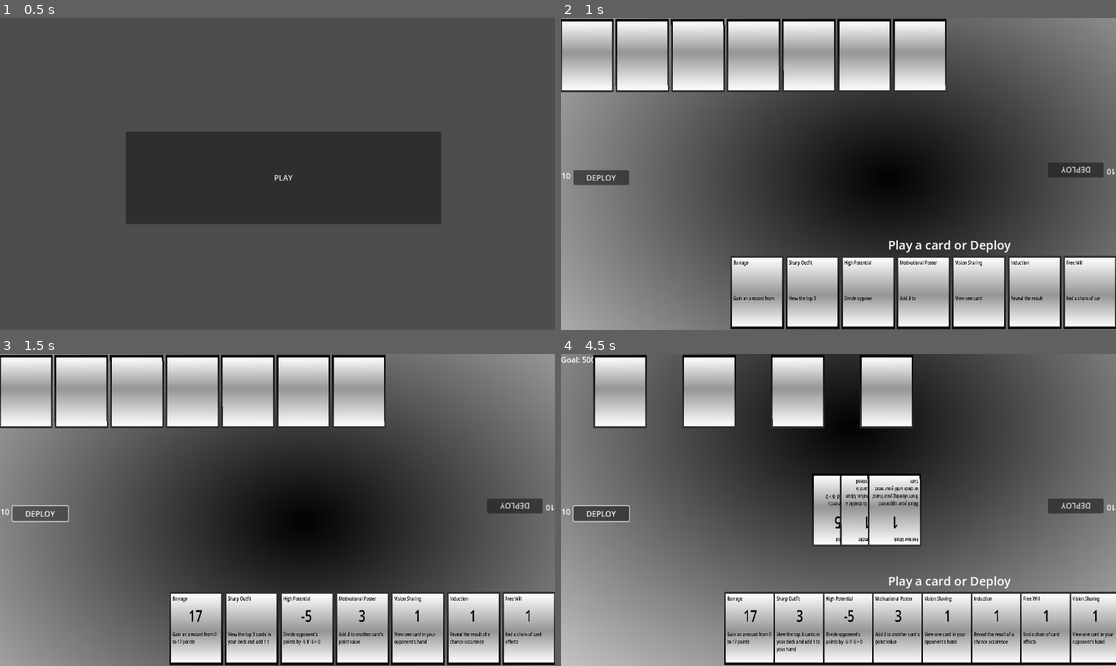
Above: before the commit, frames 1-4 (two rows, left to right).
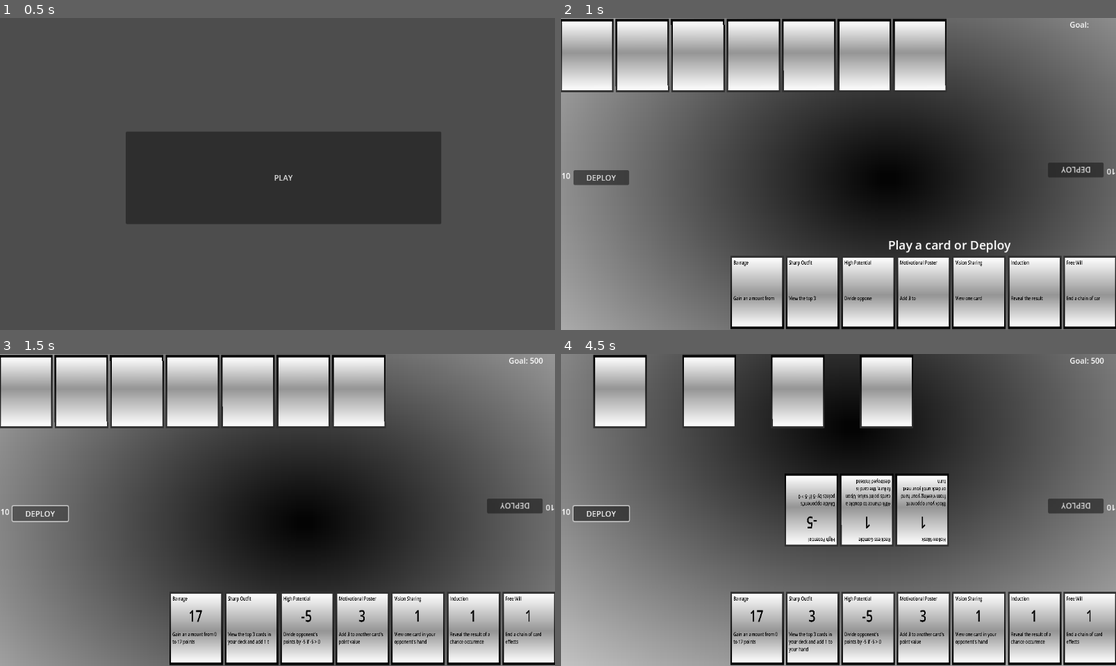
Above: after the commit, the same moments.

Repository: Odeguy/cardgameagain
Game: Godot game, scene res://menu.tscn
Same seed, same stepped clock (60 frames per second), same inputs: the game is played once before the commit and once after it.
Inputs (mouse positions are in pixels of both pictures, inside the frame that each line leads up to):
- Up to frame 1 (0.5 s): no input
- Up to frame 2 (1 s): click "PLAY" at 0.5 s
- Up to frame 3 (1.5 s): click "DEPLOY" at 1.25 s
- Up to frame 4 (4.5 s): click "DEPLOY" at 2 s; click "DEPLOY" at 2.75 s; tap Enter at 3.5 s; move the mouse to (960, 494) at 3.52 s; click (960, 494) at 3.67 s; tap Space at 4.25 s; move the mouse to (727, 525) at 4.27 s; click (727, 525) at 4.42 s

Frame 1 is identical in both runs. In frame 2, less than 0.1% of the frame differs, in the area x 91-96%, y 1-4%; in frame 3, less than 0.1%; in frame 4, 7.3%, in the area x 0-100%, y 0-100%.

Commit message:
disaster

Diff:
--- a/game.tscn
+++ b/game.tscn
@@ -34,9 +34,11 @@
 card_scene = ExtResource("3_feb5d")
 
 [node name="Goal" type="RichTextLabel" parent="."]
-z_index = 1
-offset_right = 96.0
-offset_bottom = 31.0
+z_index = 10
+offset_left = 1056.0
+offset_top = 2.0
+offset_right = 1152.0
+offset_bottom = 33.0
 fit_content = true
 scroll_active = false
 
--- a/game_script.gd
+++ b/game_script.gd
@@ -73,7 +73,7 @@
 func play():
 	new_turn()
 	turn_count += 1
-	for i in range(3): #3 plays
+	for i in range(3): #3 plays, 0 - 2
 		if turn:
 			if turn_count > 2: player.draw_card()
 			if await make_play_or_deploy(): break
@@ -84,14 +84,17 @@
 			if turn_count > 2:
 				await get_tree().create_timer(0.5).timeout
 				opponent.draw_card()
-			if chance_occurence(0.08) or card_queue.size() == 3: deploy_queue()
+			if chance_occurence(0.08):
+				print(card_queue.size())
+				deploy_queue()
+				break
 			await get_tree().create_timer(0.5).timeout
 			var random_card = random_opponent_card()
 			var points = opponent.get_card_points(random_card)
 			var card = await opponent.play_card(random_card)
 			await add_to_card_queue(card, points, opponent, player)
 			await get_tree().create_timer(0.5).timeout
-			if i == 3: await deploy_queue()
+			if i == 2: await deploy_queue() #final iteration
 	if player.points == points_goal or opponent.points == points_goal:
 		gameover = true
 	if player.hand.size() == 0 and player.deck.size() == 0 or opponent.hand.size() == 0 and opponent.hand.size() == 0:
@@ -105,26 +108,27 @@
 	return rand_card
 
 func make_play_or_deploy() -> bool: #returns true if deploying
+	show_card_queue()
 	chosen_card = null
 	deploy = false
 	var prompt = text_prompt("Play a card or Deploy")
 	player.get_end_turn_button().pressed.connect(_on_deploy_pressed.bind())
 	while chosen_card == null and !deploy:
 		await get_tree().process_frame
-	if card_queue.size() == 3:
-		await deploy_queue()
-		return true
 	prompt.queue_free()
-	if deploy:
+	if (chosen_card != null and card_queue.size() == 2) or deploy:
 		await deploy_queue()
 		return true
 	return false
 
 
 func deploy_queue() -> void:
-	for card in card_queue:
+	if card_queue.is_empty(): return
+	var start = card_queue.size() - 1
+	for i in range(start, -1, -1):
 		await get_tree().create_timer(0.5).timeout
-		card_queue.erase(card)
+		var card = card_queue[i]
+		card_queue.remove_at(i)
 		card[0].hide()
 		show_card_queue()
 		await card_effect(card[0], card[1], card[2], card[3])
@@ -138,8 +142,8 @@
 	show_card_queue()
 
 func show_card_queue():
-	var start = screen_size.x * 4 / 10
-	var increment = screen_size.x * 2 / 10 / (card_queue.size() + 1)
+	var start = screen_size.x * 3 / 10
+	var increment = screen_size.x * 4 / 10 / (card_queue.size() + 1)
 	var increments = 1
 	for c in card_queue:
 		var card = c[0]
@@ -309,7 +313,7 @@
 		var card = playing.deck.get(i)
 		if card == null: break
 		card.position.x = (start + increment * increments + card.get_size().x / 2)
-		card.position.y = playing.area_size.y * 4 / 3
+		card.position.y = playing.area_size.y * 5 / 3
 		card.z_index = increments
 		increments += 1
 		other_hand.append(card)
